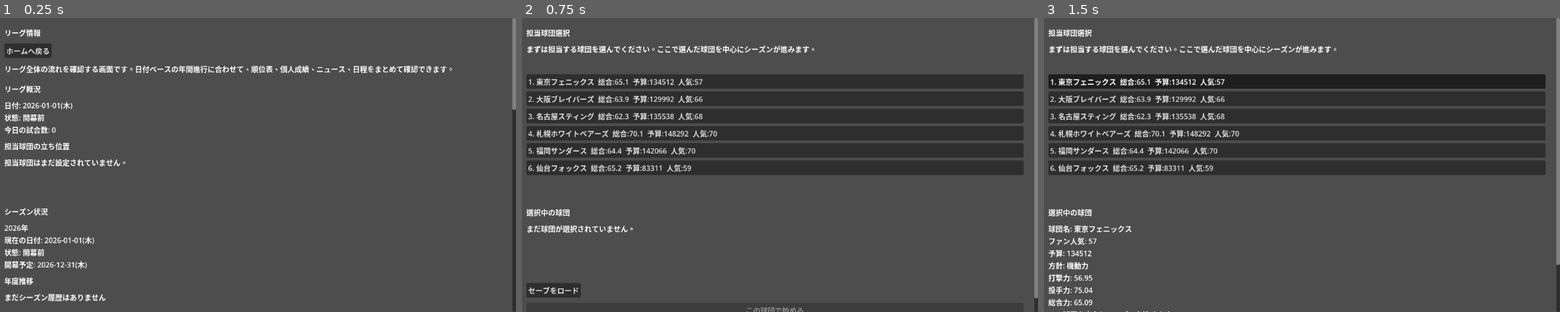
Above: before the commit, frames 1-3 (left to right).
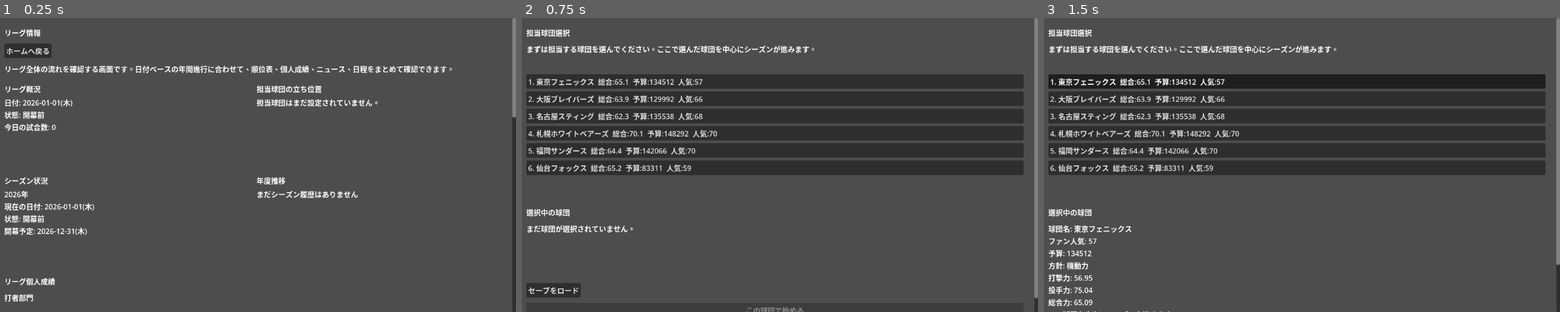
Above: after the commit, the same moments.

Repository: FYno52/StreetBaseball
Game: Godot game, scene res://scenes/LeagueInfo.tscn
Same seed, same stepped clock (60 frames per second), same inputs: the game is played once before the commit and once after it. This scene is started directly instead of the project's main scene.
Inputs:
- Up to frame 1 (0.25 s): no input
- Up to frame 2 (0.75 s): click "ホームへ戻る" at 0.5 s
- Up to frame 3 (1.5 s): click "1. 東京フェニックス 総合:65.1 予算:134512…" at 1.25 s

The runs differ from the first frame. In frame 1, 3.8% of the frame differs, in the area x 0-100%, y 22-97%; in frame 2, nothing differs; in frame 3, nothing differs.

Commit message:
レイアウト整理開始

Diff:
--- a/scenes/LeagueHome.tscn
+++ b/scenes/LeagueHome.tscn
@@ -98,12 +98,27 @@
 text = ""
 autowrap_mode = 3
 
-[node name="SeasonStatusTitleLabel" type="Label" parent="RootScroll/MarginContainer/RootVBox" unique_id=1071227978]
-layout_mode = 2
-text = ""
-
-[node name="SeasonStatusDetailLabel" type="Label" parent="RootScroll/MarginContainer/RootVBox" unique_id=1167893880]
-custom_minimum_size = Vector2(0, 72)
+[node name="SummaryColumns" type="HBoxContainer" parent="RootScroll/MarginContainer/RootVBox"]
+layout_mode = 2
+size_flags_horizontal = 3
+theme_override_constants/separation = 16
+
+[node name="LeftSummaryVBox" type="VBoxContainer" parent="RootScroll/MarginContainer/RootVBox/SummaryColumns"]
+layout_mode = 2
+size_flags_horizontal = 3
+theme_override_constants/separation = 8
+
+[node name="RightSummaryVBox" type="VBoxContainer" parent="RootScroll/MarginContainer/RootVBox/SummaryColumns"]
+layout_mode = 2
+size_flags_horizontal = 3
+theme_override_constants/separation = 8
+
+[node name="SeasonStatusTitleLabel" type="Label" parent="RootScroll/MarginContainer/RootVBox/SummaryColumns/LeftSummaryVBox" unique_id=1071227978]
+layout_mode = 2
+text = ""
+
+[node name="SeasonStatusDetailLabel" type="Label" parent="RootScroll/MarginContainer/RootVBox/SummaryColumns/LeftSummaryVBox" unique_id=1167893880]
+custom_minimum_size = Vector2(0, 140)
 layout_mode = 2
 size_flags_horizontal = 3
 text = ""
@@ -127,49 +142,49 @@
 text = ""
 autowrap_mode = 3
 
-[node name="EventTitleLabel" type="Label" parent="RootScroll/MarginContainer/RootVBox" unique_id=1145562421]
-layout_mode = 2
-text = ""
-
-[node name="EventDetailLabel" type="Label" parent="RootScroll/MarginContainer/RootVBox" unique_id=1811585404]
-custom_minimum_size = Vector2(0, 96)
-layout_mode = 2
-size_flags_horizontal = 3
-text = ""
-autowrap_mode = 3
-
-[node name="DigestTitleLabel" type="Label" parent="RootScroll/MarginContainer/RootVBox" unique_id=154753980]
-layout_mode = 2
-
-[node name="DigestDetailLabel" type="Label" parent="RootScroll/MarginContainer/RootVBox" unique_id=927218727]
-custom_minimum_size = Vector2(0, 96)
-layout_mode = 2
-size_flags_horizontal = 3
-autowrap_mode = 3
-
-[node name="FocusTeamTitleLabel" type="Label" parent="RootScroll/MarginContainer/RootVBox" unique_id=1682173533]
-layout_mode = 2
-
-[node name="FocusTeamDetailLabel" type="Label" parent="RootScroll/MarginContainer/RootVBox" unique_id=1392245870]
-custom_minimum_size = Vector2(0, 112)
-layout_mode = 2
-size_flags_horizontal = 3
-autowrap_mode = 3
-
-[node name="TodayTitleLabel" type="Label" parent="RootScroll/MarginContainer/RootVBox" unique_id=1654827853]
-layout_mode = 2
-
-[node name="TodayDetailLabel" type="Label" parent="RootScroll/MarginContainer/RootVBox" unique_id=599339737]
-custom_minimum_size = Vector2(0, 96)
-layout_mode = 2
-size_flags_horizontal = 3
-autowrap_mode = 3
-
-[node name="YesterdayTitleLabel" type="Label" parent="RootScroll/MarginContainer/RootVBox" unique_id=1382465170]
-layout_mode = 2
-
-[node name="YesterdayDetailLabel" type="Label" parent="RootScroll/MarginContainer/RootVBox" unique_id=987433906]
-custom_minimum_size = Vector2(0, 96)
+[node name="EventTitleLabel" type="Label" parent="RootScroll/MarginContainer/RootVBox/SummaryColumns/RightSummaryVBox" unique_id=1145562421]
+layout_mode = 2
+text = ""
+
+[node name="EventDetailLabel" type="Label" parent="RootScroll/MarginContainer/RootVBox/SummaryColumns/RightSummaryVBox" unique_id=1811585404]
+custom_minimum_size = Vector2(0, 140)
+layout_mode = 2
+size_flags_horizontal = 3
+text = ""
+autowrap_mode = 3
+
+[node name="DigestTitleLabel" type="Label" parent="RootScroll/MarginContainer/RootVBox/SummaryColumns/RightSummaryVBox" unique_id=154753980]
+layout_mode = 2
+
+[node name="DigestDetailLabel" type="Label" parent="RootScroll/MarginContainer/RootVBox/SummaryColumns/RightSummaryVBox" unique_id=927218727]
+custom_minimum_size = Vector2(0, 120)
+layout_mode = 2
+size_flags_horizontal = 3
+autowrap_mode = 3
+
+[node name="FocusTeamTitleLabel" type="Label" parent="RootScroll/MarginContainer/RootVBox/SummaryColumns/LeftSummaryVBox" unique_id=1682173533]
+layout_mode = 2
+
+[node name="FocusTeamDetailLabel" type="Label" parent="RootScroll/MarginContainer/RootVBox/SummaryColumns/LeftSummaryVBox" unique_id=1392245870]
+custom_minimum_size = Vector2(0, 160)
+layout_mode = 2
+size_flags_horizontal = 3
+autowrap_mode = 3
+
+[node name="TodayTitleLabel" type="Label" parent="RootScroll/MarginContainer/RootVBox/SummaryColumns/LeftSummaryVBox" unique_id=1654827853]
+layout_mode = 2
+
+[node name="TodayDetailLabel" type="Label" parent="RootScroll/MarginContainer/RootVBox/SummaryColumns/LeftSummaryVBox" unique_id=599339737]
+custom_minimum_size = Vector2(0, 120)
+layout_mode = 2
+size_flags_horizontal = 3
+autowrap_mode = 3
+
+[node name="YesterdayTitleLabel" type="Label" parent="RootScroll/MarginContainer/RootVBox/SummaryColumns/RightSummaryVBox" unique_id=1382465170]
+layout_mode = 2
+
+[node name="YesterdayDetailLabel" type="Label" parent="RootScroll/MarginContainer/RootVBox/SummaryColumns/RightSummaryVBox" unique_id=987433906]
+custom_minimum_size = Vector2(0, 120)
 layout_mode = 2
 size_flags_horizontal = 3
 autowrap_mode = 3
--- a/scenes/LeagueInfo.tscn
+++ b/scenes/LeagueInfo.tscn
@@ -52,45 +52,72 @@
 text = ""
 autowrap_mode = 3
 
-[node name="OverviewTitleLabel" type="Label" parent="RootScroll/MarginContainer/RootVBox"]
-layout_mode = 2
-text = ""
-
-[node name="OverviewDetailLabel" type="Label" parent="RootScroll/MarginContainer/RootVBox"]
-custom_minimum_size = Vector2(0, 72)
-layout_mode = 2
-size_flags_horizontal = 3
-text = ""
-autowrap_mode = 3
-
-[node name="ControlledTeamTitleLabel" type="Label" parent="RootScroll/MarginContainer/RootVBox"]
-layout_mode = 2
-text = ""
-
-[node name="ControlledTeamDetailLabel" type="Label" parent="RootScroll/MarginContainer/RootVBox"]
-custom_minimum_size = Vector2(0, 96)
-layout_mode = 2
-size_flags_horizontal = 3
-text = ""
-autowrap_mode = 3
-
-[node name="SeasonStatusTitleLabel" type="Label" parent="RootScroll/MarginContainer/RootVBox"]
-layout_mode = 2
-text = ""
-
-[node name="SeasonStatusDetailLabel" type="Label" parent="RootScroll/MarginContainer/RootVBox"]
-custom_minimum_size = Vector2(0, 72)
-layout_mode = 2
-size_flags_horizontal = 3
-text = ""
-autowrap_mode = 3
-
-[node name="SeasonHistoryTitleLabel" type="Label" parent="RootScroll/MarginContainer/RootVBox"]
-layout_mode = 2
-text = ""
-
-[node name="SeasonHistoryDetailLabel" type="Label" parent="RootScroll/MarginContainer/RootVBox"]
+[node name="SummaryGrid" type="GridContainer" parent="RootScroll/MarginContainer/RootVBox"]
+layout_mode = 2
+size_flags_horizontal = 3
+columns = 2
+theme_override_constants/h_separation = 16
+theme_override_constants/v_separation = 12
+
+[node name="OverviewCard" type="VBoxContainer" parent="RootScroll/MarginContainer/RootVBox/SummaryGrid"]
+layout_mode = 2
+size_flags_horizontal = 3
+theme_override_constants/separation = 6
+
+[node name="ControlledTeamCard" type="VBoxContainer" parent="RootScroll/MarginContainer/RootVBox/SummaryGrid"]
+layout_mode = 2
+size_flags_horizontal = 3
+theme_override_constants/separation = 6
+
+[node name="SeasonStatusCard" type="VBoxContainer" parent="RootScroll/MarginContainer/RootVBox/SummaryGrid"]
+layout_mode = 2
+size_flags_horizontal = 3
+theme_override_constants/separation = 6
+
+[node name="SeasonHistoryCard" type="VBoxContainer" parent="RootScroll/MarginContainer/RootVBox/SummaryGrid"]
+layout_mode = 2
+size_flags_horizontal = 3
+theme_override_constants/separation = 6
+
+[node name="OverviewTitleLabel" type="Label" parent="RootScroll/MarginContainer/RootVBox/SummaryGrid/OverviewCard"]
+layout_mode = 2
+text = ""
+
+[node name="OverviewDetailLabel" type="Label" parent="RootScroll/MarginContainer/RootVBox/SummaryGrid/OverviewCard"]
 custom_minimum_size = Vector2(0, 120)
+layout_mode = 2
+size_flags_horizontal = 3
+text = ""
+autowrap_mode = 3
+
+[node name="ControlledTeamTitleLabel" type="Label" parent="RootScroll/MarginContainer/RootVBox/SummaryGrid/ControlledTeamCard"]
+layout_mode = 2
+text = ""
+
+[node name="ControlledTeamDetailLabel" type="Label" parent="RootScroll/MarginContainer/RootVBox/SummaryGrid/ControlledTeamCard"]
+custom_minimum_size = Vector2(0, 160)
+layout_mode = 2
+size_flags_horizontal = 3
+text = ""
+autowrap_mode = 3
+
+[node name="SeasonStatusTitleLabel" type="Label" parent="RootScroll/MarginContainer/RootVBox/SummaryGrid/SeasonStatusCard"]
+layout_mode = 2
+text = ""
+
+[node name="SeasonStatusDetailLabel" type="Label" parent="RootScroll/MarginContainer/RootVBox/SummaryGrid/SeasonStatusCard"]
+custom_minimum_size = Vector2(0, 180)
+layout_mode = 2
+size_flags_horizontal = 3
+text = ""
+autowrap_mode = 3
+
+[node name="SeasonHistoryTitleLabel" type="Label" parent="RootScroll/MarginContainer/RootVBox/SummaryGrid/SeasonHistoryCard"]
+layout_mode = 2
+text = ""
+
+[node name="SeasonHistoryDetailLabel" type="Label" parent="RootScroll/MarginContainer/RootVBox/SummaryGrid/SeasonHistoryCard"]
+custom_minimum_size = Vector2(0, 180)
 layout_mode = 2
 size_flags_horizontal = 3
 text = ""
--- a/scripts/league_home.gd
+++ b/scripts/league_home.gd
@@ -14,21 +14,21 @@
 @onready var load_button: Button = $RootScroll/MarginContainer/RootVBox/SaveButtonsHBox/LoadButton
 @onready var new_season_button: Button = $RootScroll/MarginContainer/RootVBox/SaveButtonsHBox/NewSeasonButton
 @onready var save_status_label: Label = $RootScroll/MarginContainer/RootVBox/SaveStatusLabel
-@onready var season_status_title_label: Label = $RootScroll/MarginContainer/RootVBox/SeasonStatusTitleLabel
-@onready var season_status_detail_label: Label = $RootScroll/MarginContainer/RootVBox/SeasonStatusDetailLabel
+@onready var season_status_title_label: Label = $RootScroll/MarginContainer/RootVBox/SummaryColumns/LeftSummaryVBox/SeasonStatusTitleLabel
+@onready var season_status_detail_label: Label = $RootScroll/MarginContainer/RootVBox/SummaryColumns/LeftSummaryVBox/SeasonStatusDetailLabel
 @onready var leaders_title_label: Label = $RootScroll/MarginContainer/RootVBox/LeadersTitleLabel
 @onready var batting_leaders_label: Label = $RootScroll/MarginContainer/RootVBox/BattingLeadersLabel
 @onready var pitching_leaders_label: Label = $RootScroll/MarginContainer/RootVBox/PitchingLeadersLabel
-@onready var event_title_label: Label = $RootScroll/MarginContainer/RootVBox/EventTitleLabel
-@onready var event_detail_label: Label = $RootScroll/MarginContainer/RootVBox/EventDetailLabel
-@onready var digest_title_label: Label = $RootScroll/MarginContainer/RootVBox/DigestTitleLabel
-@onready var digest_detail_label: Label = $RootScroll/MarginContainer/RootVBox/DigestDetailLabel
-@onready var focus_team_title_label: Label = $RootScroll/MarginContainer/RootVBox/FocusTeamTitleLabel
-@onready var focus_team_detail_label: Label = $RootScroll/MarginContainer/RootVBox/FocusTeamDetailLabel
-@onready var today_title_label: Label = $RootScroll/MarginContainer/RootVBox/TodayTitleLabel
-@onready var today_detail_label: Label = $RootScroll/MarginContainer/RootVBox/TodayDetailLabel
-@onready var yesterday_title_label: Label = $RootScroll/MarginContainer/RootVBox/YesterdayTitleLabel
-@onready var yesterday_detail_label: Label = $RootScroll/MarginContainer/RootVBox/YesterdayDetailLabel
+@onready var event_title_label: Label = $RootScroll/MarginContainer/RootVBox/SummaryColumns/RightSummaryVBox/EventTitleLabel
+@onready var event_detail_label: Label = $RootScroll/MarginContainer/RootVBox/SummaryColumns/RightSummaryVBox/EventDetailLabel
+@onready var digest_title_label: Label = $RootScroll/MarginContainer/RootVBox/SummaryColumns/RightSummaryVBox/DigestTitleLabel
+@onready var digest_detail_label: Label = $RootScroll/MarginContainer/RootVBox/SummaryColumns/RightSummaryVBox/DigestDetailLabel
+@onready var focus_team_title_label: Label = $RootScroll/MarginContainer/RootVBox/SummaryColumns/LeftSummaryVBox/FocusTeamTitleLabel
+@onready var focus_team_detail_label: Label = $RootScroll/MarginContainer/RootVBox/SummaryColumns/LeftSummaryVBox/FocusTeamDetailLabel
+@onready var today_title_label: Label = $RootScroll/MarginContainer/RootVBox/SummaryColumns/LeftSummaryVBox/TodayTitleLabel
+@onready var today_detail_label: Label = $RootScroll/MarginContainer/RootVBox/SummaryColumns/LeftSummaryVBox/TodayDetailLabel
+@onready var yesterday_title_label: Label = $RootScroll/MarginContainer/RootVBox/SummaryColumns/RightSummaryVBox/YesterdayTitleLabel
+@onready var yesterday_detail_label: Label = $RootScroll/MarginContainer/RootVBox/SummaryColumns/RightSummaryVBox/YesterdayDetailLabel
 @onready var team_list_vbox: VBoxContainer = $RootScroll/MarginContainer/RootVBox/TeamListScroll/TeamListVBox
 @onready var selected_team_title_label: Label = $RootScroll/MarginContainer/RootVBox/SelectedTeamTitleLabel
 @onready var selected_team_detail_label: Label = $RootScroll/MarginContainer/RootVBox/SelectedTeamDetailLabel
--- a/scripts/league_info.gd
+++ b/scripts/league_info.gd
@@ -5,14 +5,14 @@
 @onready var title_label: Label = $RootScroll/MarginContainer/RootVBox/TitleLabel
 @onready var back_button: Button = $RootScroll/MarginContainer/RootVBox/NavButtonsHBox/BackButton
 @onready var info_label: Label = $RootScroll/MarginContainer/RootVBox/InfoLabel
-@onready var overview_title_label: Label = $RootScroll/MarginContainer/RootVBox/OverviewTitleLabel
-@onready var overview_detail_label: Label = $RootScroll/MarginContainer/RootVBox/OverviewDetailLabel
-@onready var controlled_team_title_label: Label = $RootScroll/MarginContainer/RootVBox/ControlledTeamTitleLabel
-@onready var controlled_team_detail_label: Label = $RootScroll/MarginContainer/RootVBox/ControlledTeamDetailLabel
-@onready var season_status_title_label: Label = $RootScroll/MarginContainer/RootVBox/SeasonStatusTitleLabel
-@onready var season_status_detail_label: Label = $RootScroll/MarginContainer/RootVBox/SeasonStatusDetailLabel
-@onready var season_history_title_label: Label = $RootScroll/MarginContainer/RootVBox/SeasonHistoryTitleLabel
-@onready var season_history_detail_label: Label = $RootScroll/MarginContainer/RootVBox/SeasonHistoryDetailLabel
+@onready var overview_title_label: Label = $RootScroll/MarginContainer/RootVBox/SummaryGrid/OverviewCard/OverviewTitleLabel
+@onready var overview_detail_label: Label = $RootScroll/MarginContainer/RootVBox/SummaryGrid/OverviewCard/OverviewDetailLabel
+@onready var controlled_team_title_label: Label = $RootScroll/MarginContainer/RootVBox/SummaryGrid/ControlledTeamCard/ControlledTeamTitleLabel
+@onready var controlled_team_detail_label: Label = $RootScroll/MarginContainer/RootVBox/SummaryGrid/ControlledTeamCard/ControlledTeamDetailLabel
+@onready var season_status_title_label: Label = $RootScroll/MarginContainer/RootVBox/SummaryGrid/SeasonStatusCard/SeasonStatusTitleLabel
+@onready var season_status_detail_label: Label = $RootScroll/MarginContainer/RootVBox/SummaryGrid/SeasonStatusCard/SeasonStatusDetailLabel
+@onready var season_history_title_label: Label = $RootScroll/MarginContainer/RootVBox/SummaryGrid/SeasonHistoryCard/SeasonHistoryTitleLabel
+@onready var season_history_detail_label: Label = $RootScroll/MarginContainer/RootVBox/SummaryGrid/SeasonHistoryCard/SeasonHistoryDetailLabel
 @onready var leaders_title_label: Label = $RootScroll/MarginContainer/RootVBox/LeadersTitleLabel
 @onready var batting_leaders_label: Label = $RootScroll/MarginContainer/RootVBox/BattingLeadersLabel
 @onready var pitching_leaders_label: Label = $RootScroll/MarginContainer/RootVBox/PitchingLeadersLabel
Not shown, changed: README.md
